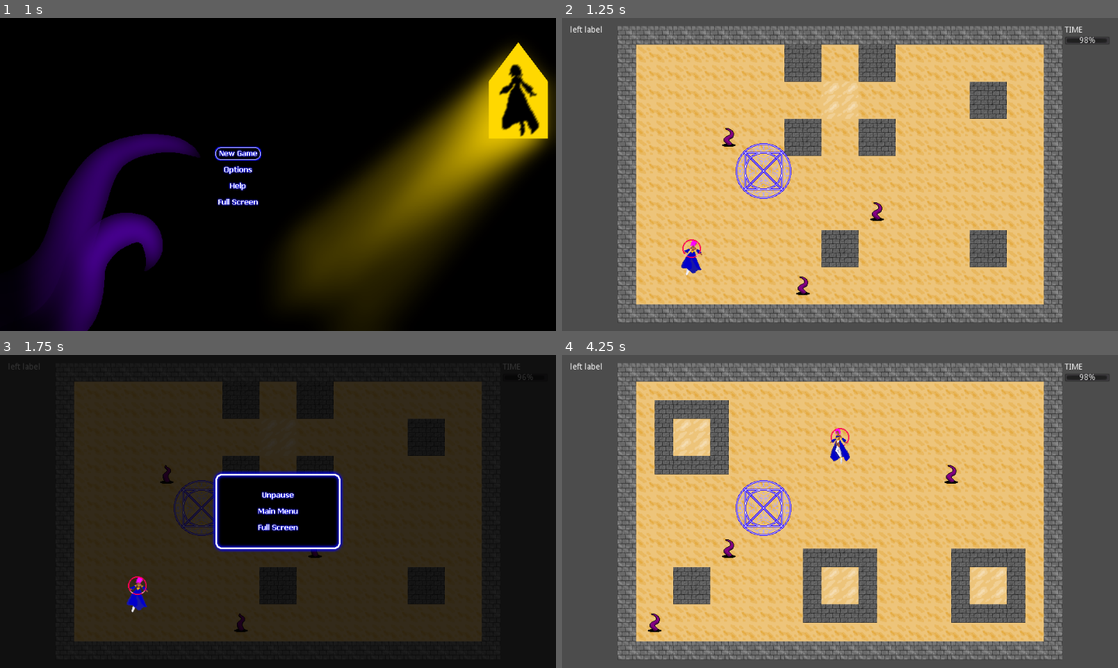
Above: before the commit, frames 1-4 (two rows, left to right).
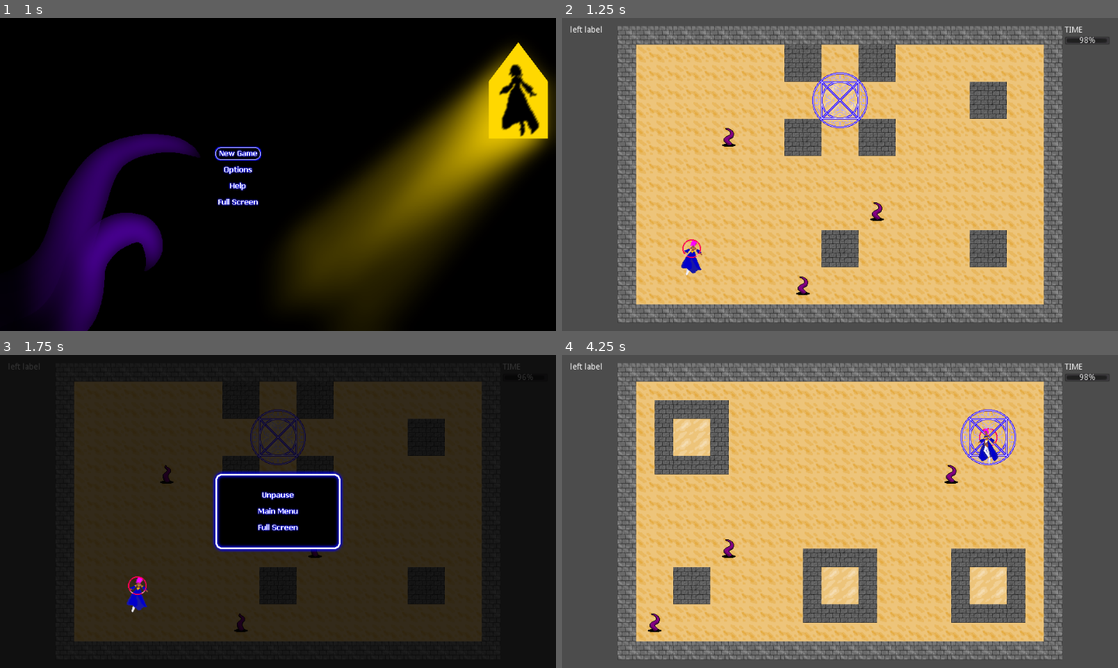
Above: after the commit, the same moments.

Repository: alpacanumerals/LD51
Game: Godot game, scene res://Title.tscn
The game is run twice, just before and just after one commit, with the same random seed, the same clock (stepped at 60 frames per second) and the same inputs.
Inputs (mouse positions are in pixels of both pictures, inside the frame that each line leads up to):
- Up to frame 1 (1 s): click (239, 152) at 0.5 s
- Up to frame 2 (1.25 s): no input
- Up to frame 3 (1.75 s): tap Enter at 1.25 s; move the mouse to (400, 495) at 1.27 s; hold Right (ui_right) from 1.28 s (still down); tap P at 1.35 s; click (400, 495) at 1.42 s
- Up to frame 4 (4.25 s): release Right (ui_right) at 2 s; click (840, 527) at 2 s; click (840, 511) at 2.75 s; click (801, 489) at 3.5 s

Frame 1 is identical in both runs. In frame 2, 1.6% of the frame differs, in the area x 31-55%, y 17-58%; in frame 3, 0.9%; in frame 4, 2.0%, in the area x 31-82%, y 17-58%.

Commit message:
magic circle resets but doesn't work yet

Diff:
--- a/level/MagicCircle.gd
+++ b/level/MagicCircle.gd
@@ -3,3 +3,11 @@
 # Called when the node enters the scene tree for the first time.
 func _ready():
     pass # Replace with function body.
+
+func reset_anim():
+    $AnimatedSprite.stop()
+    $AnimatedSprite.set_animation("default")
+
+func _on_PlayArea_mobs_clear():
+    print("ping")
+    $AnimatedSprite.play()
--- a/level/PlayArea.tscn
+++ b/level/PlayArea.tscn
@@ -209,5 +209,6 @@
 [node name="CollisionShape2D" type="CollisionShape2D" parent="MagicCircle"]
 shape = SubResource( 19 )
 
+[connection signal="mobs_clear" from="." to="MagicCircle" method="_on_PlayArea_mobs_clear"]
 [connection signal="shoot" from="PlayerRoot" to="." method="_on_PlayerRoot_shoot"]
 [connection signal="killed" from="Tentacle" to="." method="_on_Tentacle_killed"]
--- a/level/play_area.gd
+++ b/level/play_area.gd
@@ -1,6 +1,7 @@
 extends Control
 
 signal map_clear
+signal mobs_clear
 
 const tentacle = preload("res://mobs/Tentacle.tscn")
 var mob_count = 3
@@ -19,7 +20,7 @@
 func reset_map():
     $TileMap.draw_map()
     reset_player()
-    #reset_portal()
+    reset_portal()
     reset_mobs()
     remove_bullets()
 
@@ -60,12 +61,21 @@
         bullet.queue_free()
 
 func _on_Tentacle_killed():
-    check_mob_clearance()
+    decrement_mobs()
 
-func check_mob_clearance():
-    var mobs = get_tree().get_nodes_in_group(constants.MOB_GROUP)
-    if mobs <= 0:
-        emit_signal("map_clear")
+func decrement_mobs():
+    current_mobs -= 1
+    if current_mobs <= 0:
+        emit_signal("mobs_clear")
+
+func reset_portal():
+    $MagicCircle.reset_anim()
+    var start_block = $TileMap.get_start_block()
+
+    var x = (32 * 4) + (32 * 8 * (start_block % 3))
+    var y = (32 * 4) + (32 * 8 * int(start_block / 3))
+
+    $MagicCircle.position = Vector2(x, y)
 
 func _on_GameRoot_reset_map():
     reset_map()
--- a/mobs/tentacle.gd
+++ b/mobs/tentacle.gd
@@ -5,7 +5,10 @@
 func _ready():
     $AnimatedSprite.play()
     add_to_group(constants.MOB_GROUP)
+    var play_area = get_parent()
+    connect("killed", play_area, "_on_Tentacle_killed")
 
 func hit():
+    print("peng")
     emit_signal("killed")
     queue_free()
